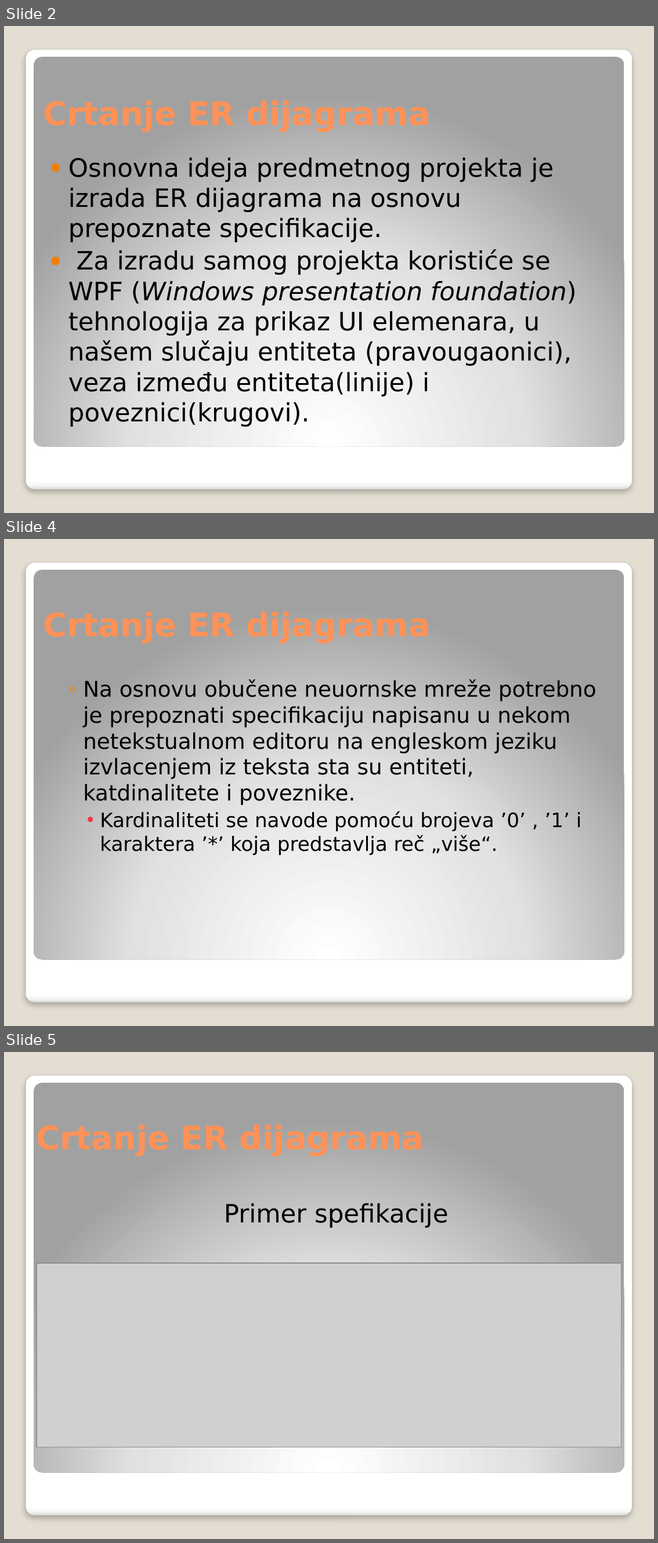
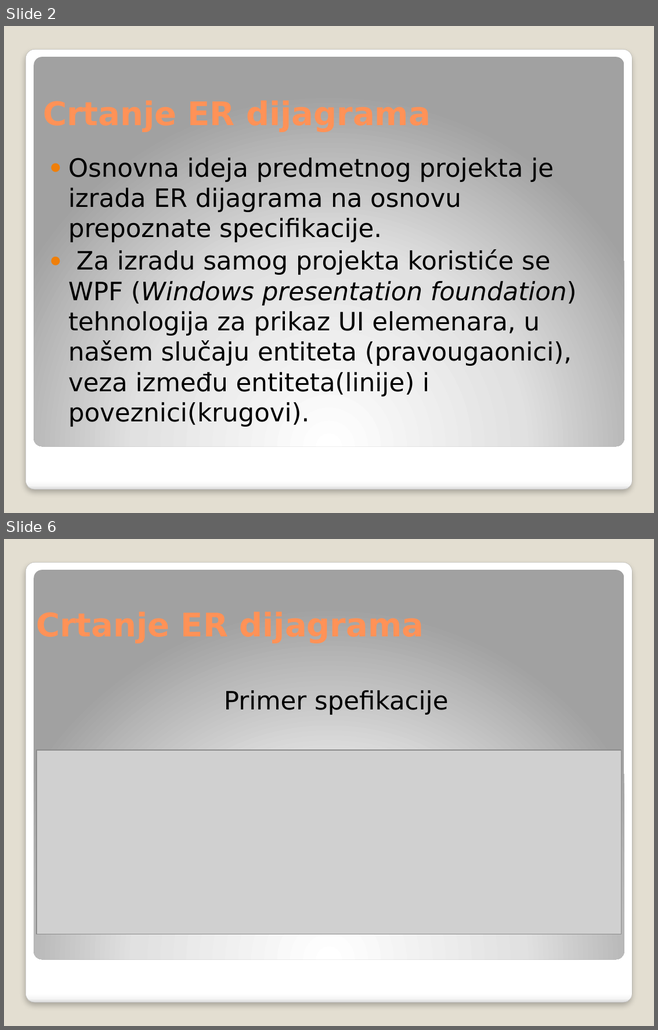
Before and after one commit to KovacevicMarko/Soft-computing, a slide deck: SOFT-finalna specifikacija.pptx. Shown one above the other, each under a label of ours: slides 2, 4 and 5 before the commit, slides 2 and 6 after it; the slides between them are not shown. The pictures are 658x1543 and 658x1030 pixels, drawn with LibreOffice and Linux fonts; fonts in the diff are those of the drawing; grey boxes stand for pictures. Boxes give left, top, right and bottom in pixels: in the first picture for what was removed or moved away, otherwise in the second. Text is boxed around its words. In the diff, an @@ line names an element or a change of style, - is before the commit and + after.

```diff
--- a/SOFT-finalna specifikacija.pptx
+++ b/SOFT-finalna specifikacija.pptx
@@ slide 4 removed at <box>4,539,654,1026</box>, background #E3DED1; not listed: 2 template elements that a slide beside it also shows @@
@@ text removed at <box>83,679,596,855</box> @@
-  ◦ Na osnovu obučene neuornske mreže potrebno je prepoznati specifikaciju napisanu u nekom netekstualnom editoru na engleskom jeziku izvlacenjem iz teksta sta su entiteti, katdinalitete i poveznike.
-    • Kardinaliteti se navode pomoću brojeva ’0’ , ’1’ i karaktera ’*’ koja predstavlja reč „više“.
@@ what was slide 5 is now slide 6 @@
```
Also in this commit, not shown: 1 slide changed, 4 slides added, 1 other slide removed, 1 other file.
